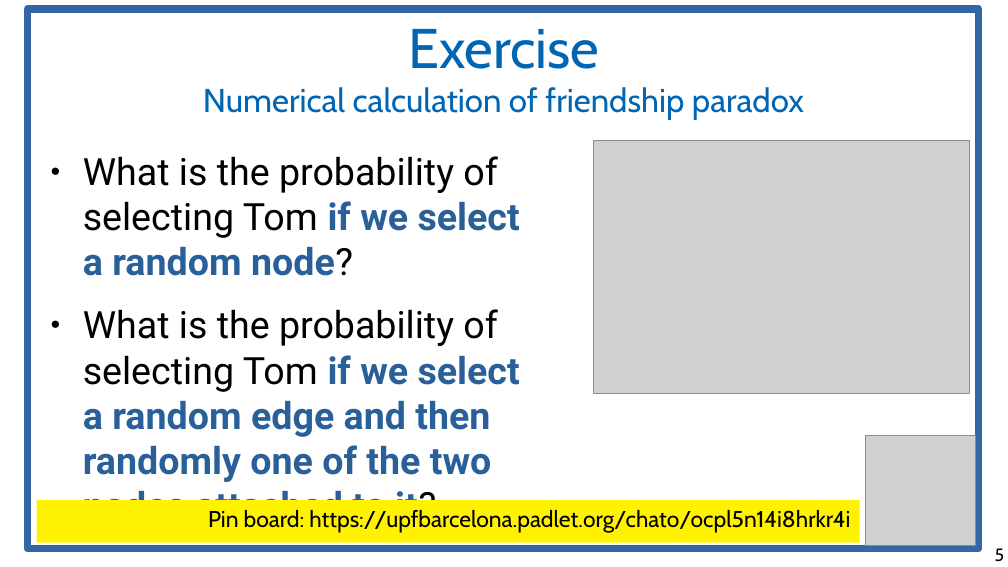
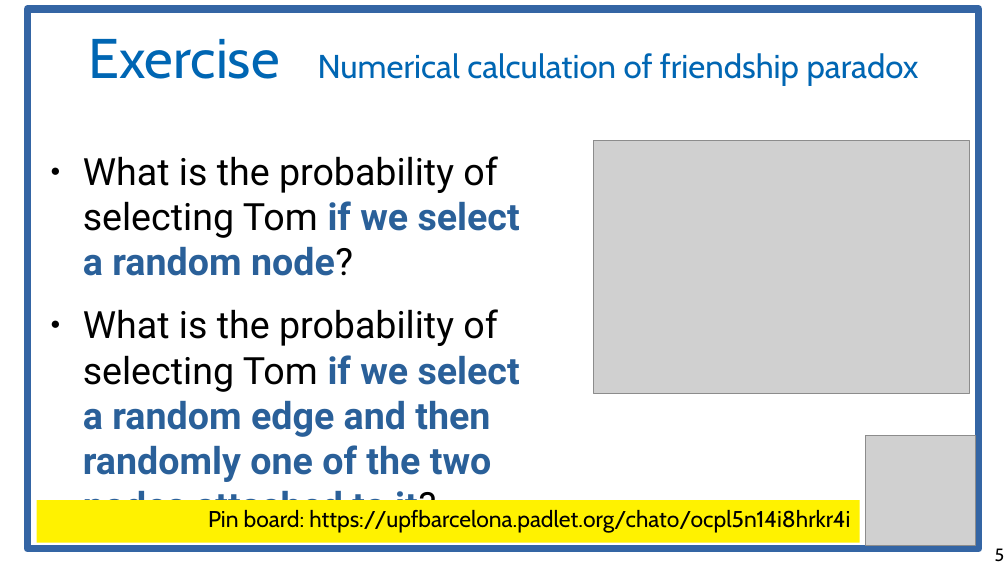
Before and after one commit to chatox/networks-science-course, a slide deck: slide 5 of theory/odp/tt15-friendship_paradox.odp. Drawn at 1008x567 pixels with LibreOffice and Linux fonts; fonts in the diff are those of the drawing; grey boxes stand for pictures. Boxes give left, top, right and bottom in pixels: in the first picture for what was removed or moved away, otherwise in the second. Text is boxed around its words. In the diff, an @@ line names an element or a change of style, - is before the commit and + after.

```diff
--- a/theory/odp/tt15-friendship_paradox.odp
+++ b/theory/odp/tt15-friendship_paradox.odp
@@ title "Exercise Numerical calculation of friendship ..." rewrapped from box(203, 29, 804, 120) to box(88, 39, 919, 86) @@
```
Also in this commit, not shown: 1 other slide changed, 16 other files.
